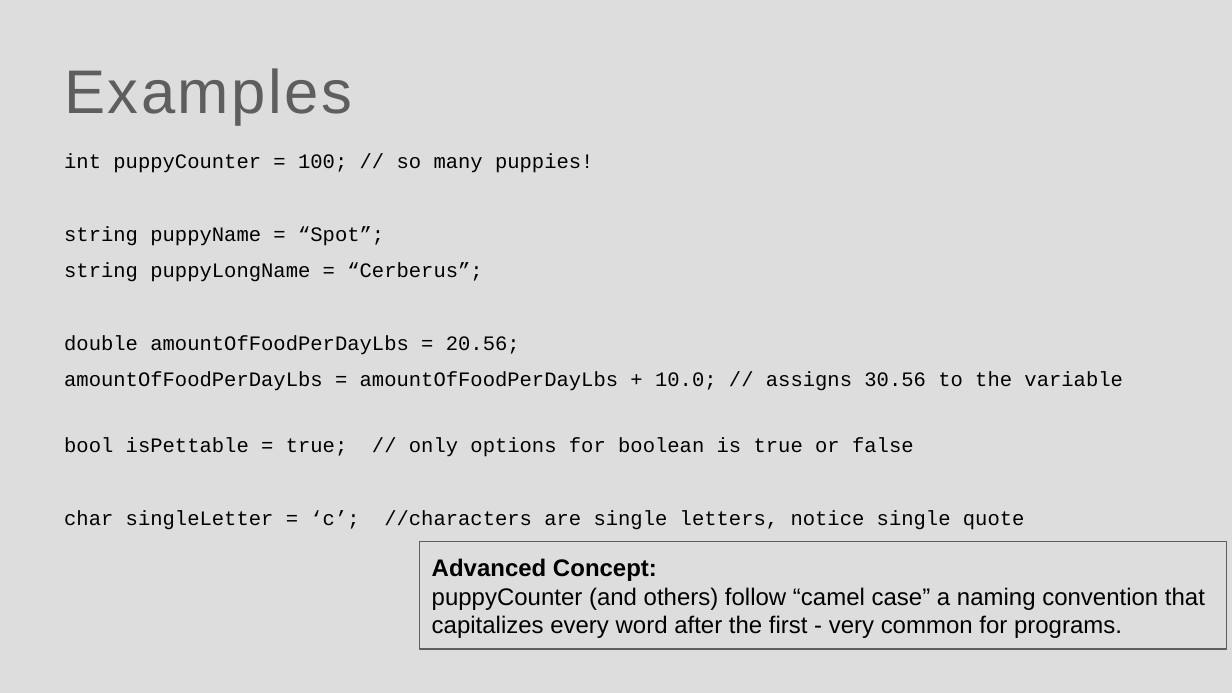
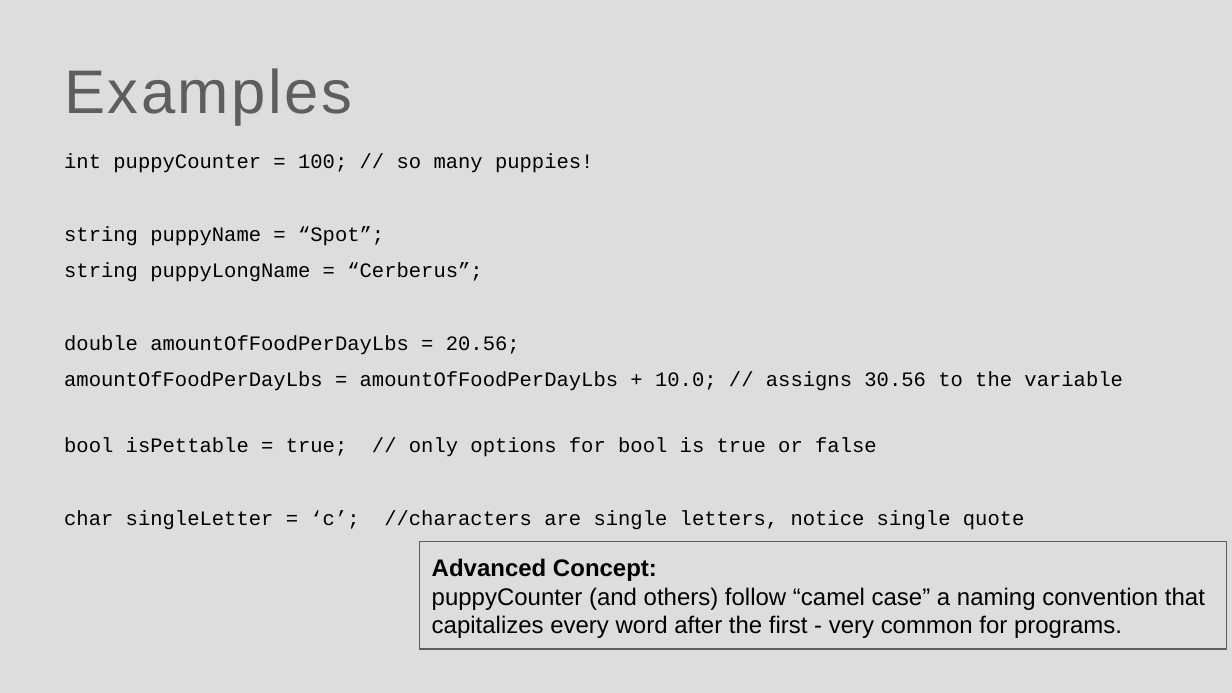
Before and after one commit to CS119-FRCC/Summer-2021, a slide deck: slide 6 of Lectures/Week 2 - Variables and Functions/02 - Variables.pptx. Drawn at 1232x693 pixels with LibreOffice and Linux fonts; fonts in the diff are those of the drawing. Boxes give left, top, right and bottom in pixels: in the first picture for what was removed or moved away, otherwise in the second. Text is boxed around its words. In the diff, an @@ line names an element or a change of style, - is before the commit and + after.

```diff
--- a/Lectures/Week 2 - Variables and Functions/02 - Variables.pptx
+++ b/Lectures/Week 2 - Variables and Functions/02 - Variables.pptx
@@ text at box(64, 438, 877, 457): text changed @@
-bool isPettable = true; // only options for boolean is true or false
+bool isPettable = true; // only options for bool is true or false
```
Also in this commit, not shown: 1 other file.
